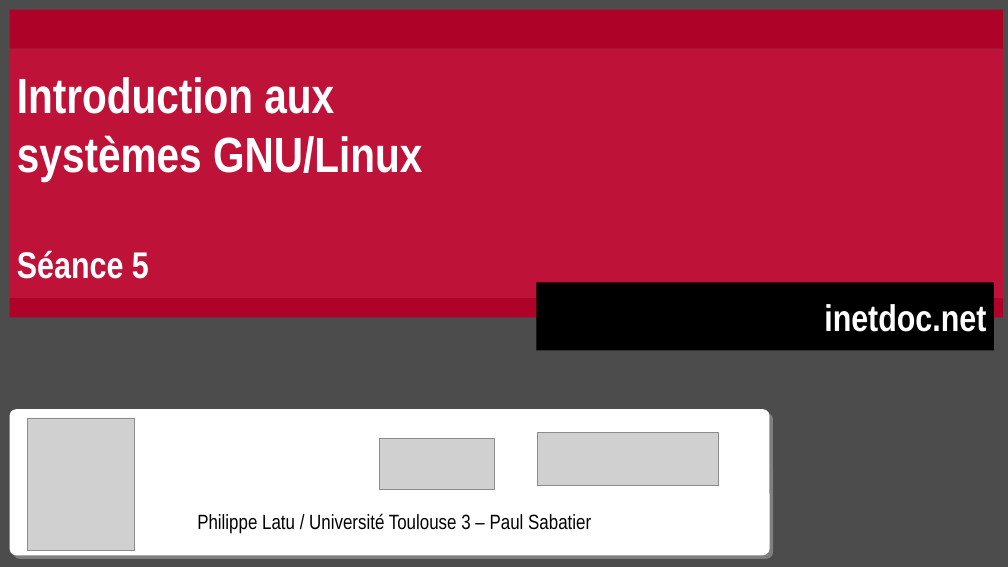
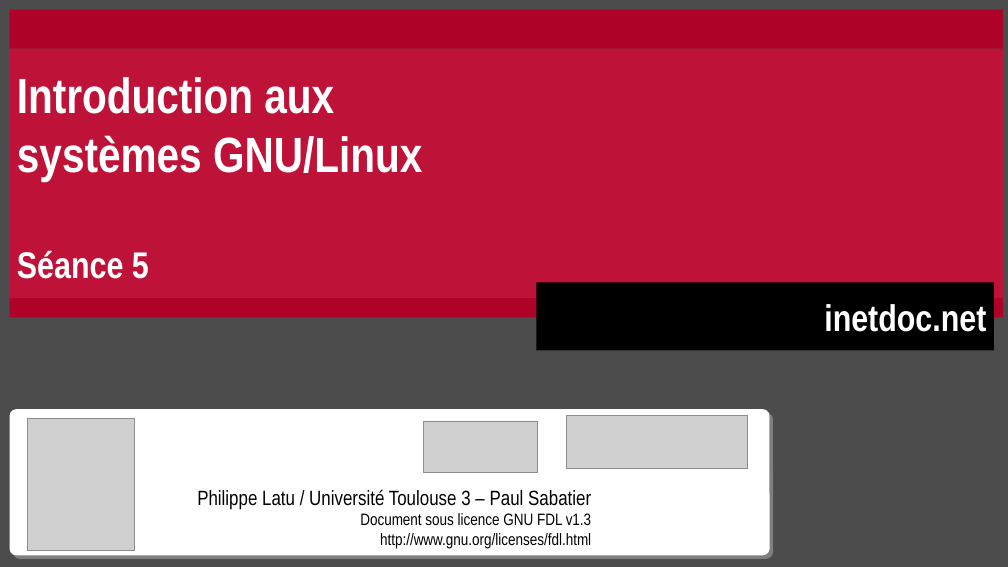
Before and after one commit to platu/inetdoc, a slide deck: slide 1 of presentations/sysadm-base-5/sysadm-base-5.odp. Drawn at 1008x567 pixels with LibreOffice and Linux fonts; fonts in the diff are those of the drawing; grey boxes stand for pictures. Boxes give left, top, right and bottom in pixels: in the first picture for what was removed or moved away, otherwise in the second. Text is boxed around its words. In the diff, an @@ line names an element or a change of style, - is before the commit and + after.

Commit message:
Ajout licence GNU FDL v1.3 sur les présentations
Corrections typos.

```diff
--- a/presentations/sysadm-base-5/sysadm-base-5.odp
+++ b/presentations/sysadm-base-5/sysadm-base-5.odp
@@ picture: place and size @@
-picture at [537, 433, 719, 485]
+picture at [567, 415, 748, 468]
@@ picture: place and size @@
-picture at [380, 439, 494, 490]
+picture at [424, 421, 538, 472]
@@ text in rounded rectangle at [360, 513, 594, 549]: paragraphs added @@
+Document sous licence GNU FDL v1.3
+http://www.gnu.org/licenses/fdl.html
```
Also in this commit, not shown: 2 other slides changed, 4 other files.
